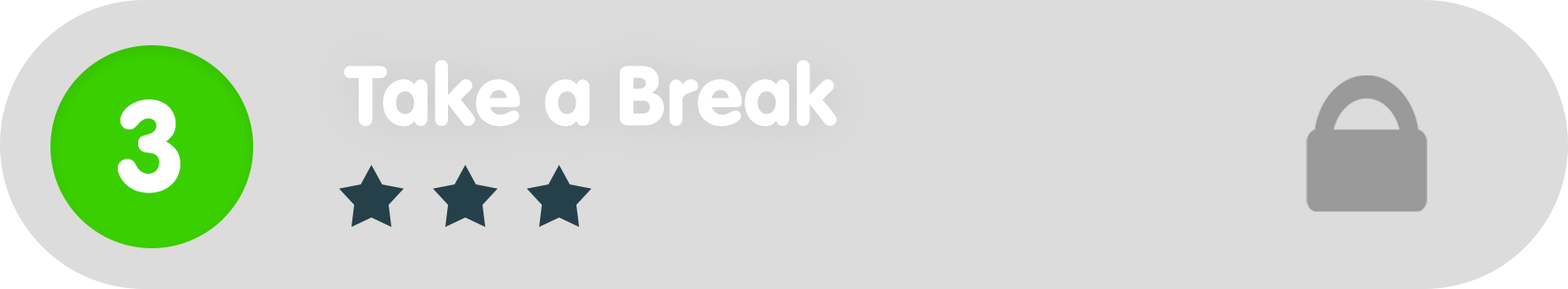
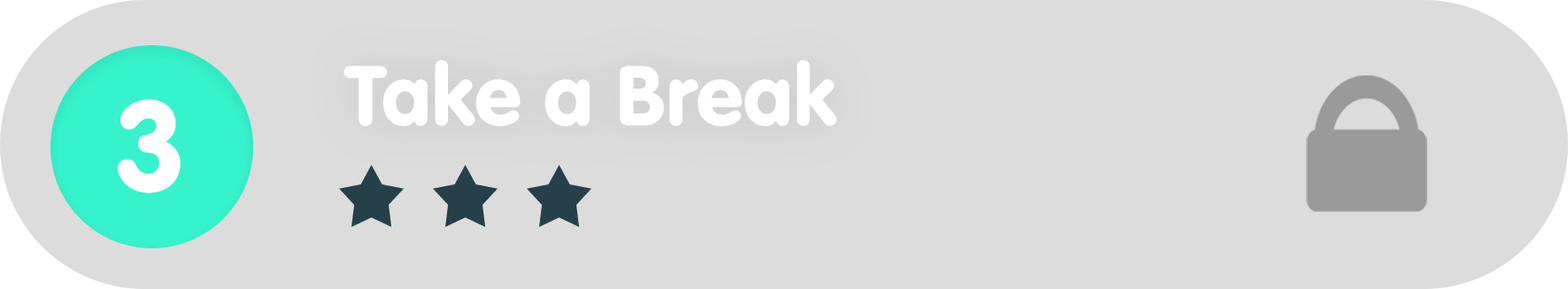
The second 1568px x 289px image is a revision of the first. Changes to its layers:
painted on "Ellipse_green" over [50, 45, 254, 248]
